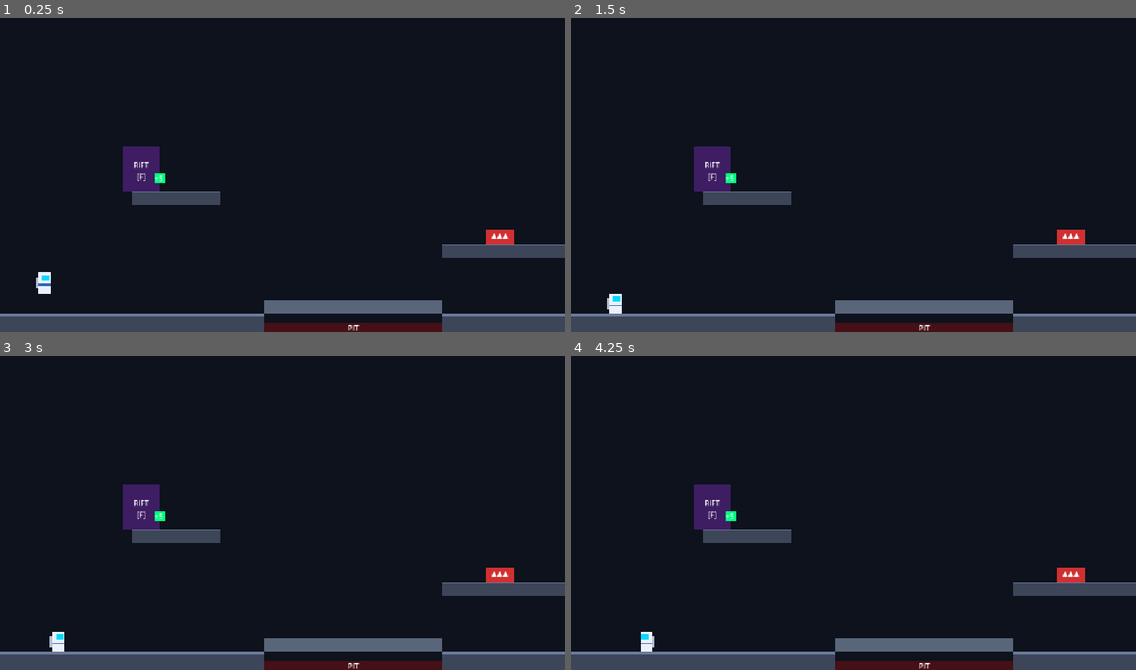
Above: before the commit, frames 1-4 (two rows, left to right).
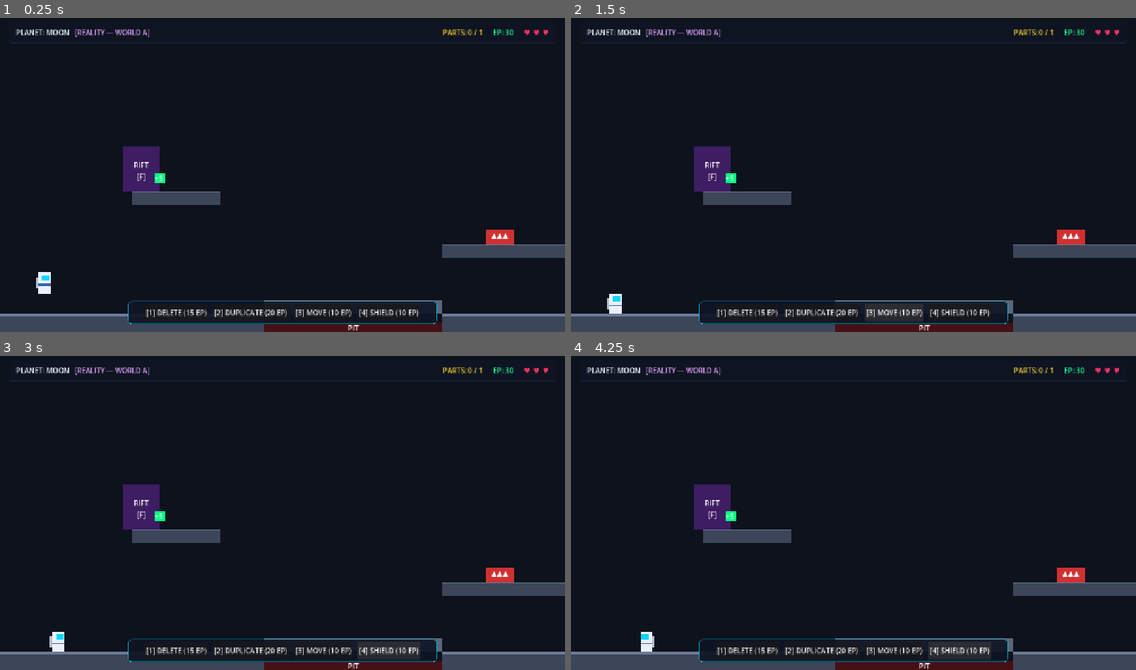
Above: after the commit, the same moments.

Repository: Pratik-sanap/Glitchverse
Game: Godot game, scene res://src/scenes/main.tscn
The game is run twice, just before and just after one commit, with the same random seed, the same clock (stepped at 60 frames per second) and the same inputs.
Inputs (mouse positions are in pixels of both pictures, inside the frame that each line leads up to):
- Up to frame 1 (0.25 s): no input
- Up to frame 2 (1.5 s): click (819, 313) at 0.5 s, where only the run after the commit has a clickable "[2] DUPLICATE (20 EP)"; click (893, 313) at 1.25 s, where only the run after the commit has a clickable "[3] MOVE (10 EP)"
- Up to frame 3 (3 s): click (389, 651) at 2 s, where only the run after the commit has a clickable "[4] SHIELD (10 EP)"; tap Enter at 2.75 s; hold D (move_right) from 2.78 s (still down); tap F (switch_world) at 2.85 s
- Up to frame 4 (4.25 s): tap Space (jump) at 3.02, 3.77 s; release D (move_right) at 3.53 s; hold A (move_left) from 3.53 s (still down); tap F (switch_world) at 3.6 s

The runs differ from the first frame. In frame 1, 3.4% of the frame differs, in the area x 1-99%, y 3-98%; in frame 2, 3.5%; in frame 3, 3.6%; in frame 4, 3.6%.

Commit message:
skill remaining , life done

Diff:
--- a/src/scenes/gameplay.gd
+++ b/src/scenes/gameplay.gd
@@ -30,6 +30,11 @@
 	_load_level_file(_level_id)
 	_build_scene_hierarchy()
 	_populate_level_geometry()
+
+	# Attach HUD overlay
+	var hud_scene: PackedScene = load("res://src/ui/hud.tscn")
+	if hud_scene:
+		add_child(hud_scene.instantiate())
 
 	# Connect to logic signals
 	if not Game.state_changed.is_connected(_on_state_changed):
--- /dev/null
+++ b/src/ui/hud.gd
@@ -0,0 +1,298 @@
+## hud.gd — Heads-Up Display for Rift Runner.
+## Role C owns this file. No game rules logic here.
+## Displays points, lives, ship parts, planet name, skill bar and floating score changes.
+extends CanvasLayer
+
+# ── Tunable Colors & Styling ────────────────────────────────
+const COLOR_EP_GAIN: Color = Color(0.1, 1.0, 0.45, 1.0) # Bright neon green
+const COLOR_EP_LOSS: Color = Color(1.0, 0.25, 0.35, 1.0) # Danger neon red
+const COLOR_HEART_ACTIVE: Color = Color(1.0, 0.2, 0.4, 1.0)
+const COLOR_HEART_EMPTY: Color = Color(0.35, 0.38, 0.45, 0.6)
+
+# ── Node References (Created in Code) ───────────────────────
+var _root_container: Control
+var _planet_label: Label
+var _dimension_label: Label
+var _parts_label: Label
+var _points_label: Label
+var _lives_container: HBoxContainer
+var _life_icons: Array[Label] = []
+
+# Skill Buttons
+var _btn_delete: Button
+var _btn_duplicate: Button
+var _btn_move: Button
+var _btn_shield: Button
+
+# Floating numbers container
+var _float_container: Control
+
+# Track previous points to calculate deltas
+var _current_points: int = -9999
+
+
+func _ready() -> void:
+	layer = 10 # Render over game elements
+	_build_ui()
+
+	# Connect to logic signals
+	if not Game.state_changed.is_connected(_on_state_changed):
+		Game.state_changed.connect(_on_state_changed)
+	if not Game.points_changed.is_connected(_on_points_changed):
+		Game.points_changed.connect(_on_points_changed)
+	if not Game.player_died.is_connected(_on_player_died):
+		Game.player_died.connect(_on_player_died)
+
+	_update_ui()
+
+
+# ── UI CONSTRUCTION (Code-Driven) ───────────────────────────
+func _build_ui() -> void:
+	_root_container = Control.new()
+	_root_container.name = "HUDControl"
+	_root_container.set_anchors_preset(Control.PRESET_FULL_RECT)
+	_root_container.mouse_filter = Control.MOUSE_FILTER_IGNORE
+	add_child(_root_container)
+
+	# ── Top Bar Container ───────────────────────────────────
+	var top_bar: PanelContainer = PanelContainer.new()
+	top_bar.name = "TopBar"
+	top_bar.set_anchors_preset(Control.PRESET_TOP_WIDE)
+	top_bar.offset_left = 20
+	top_bar.offset_top = 16
+	top_bar.offset_right = -20
+	top_bar.offset_bottom = 66
+
+	var top_style: StyleBoxFlat = StyleBoxFlat.new()
+	top_style.bg_color = Color(0.06, 0.08, 0.14, 0.85)
+	top_style.border_width_bottom = 1
+	top_style.border_color = Color(0.2, 0.35, 0.5, 0.5)
+	top_style.corner_radius_bottom_left = 6
+	top_style.corner_radius_bottom_right = 6
+	top_style.content_margin_left = 16
+	top_style.content_margin_right = 16
+	top_style.content_margin_top = 8
+	top_style.content_margin_bottom = 8
+	top_bar.add_theme_stylebox_override("panel", top_style)
+	_root_container.add_child(top_bar)
+
+	var top_box: HBoxContainer = HBoxContainer.new()
+	top_box.set_anchors_preset(Control.PRESET_FULL_RECT)
+	top_box.add_theme_constant_override("separation", 24)
+	top_bar.add_child(top_box)
+
+	# 1. Planet & Dimension Badge
+	var left_box: HBoxContainer = HBoxContainer.new()
+	left_box.size_flags_horizontal = Control.SIZE_EXPAND_FILL
+	left_box.add_theme_constant_override("separation", 12)
+	top_box.add_child(left_box)
+
+	_planet_label = Label.new()
+	_planet_label.text = "PLANET: MOON"
+	_planet_label.add_theme_color_override("font_color", Color(0.9, 0.95, 1.0))
+	left_box.add_child(_planet_label)
+
+	_dimension_label = Label.new()
+	_dimension_label.text = "[REALITY — WORLD A]"
+	_dimension_label.add_theme_color_override("font_color", Color(0.0, 0.85, 1.0))
+	left_box.add_child(_dimension_label)
+
+	# 2. Ship Parts Objective
+	_parts_label = Label.new()
+	_parts_label.text = "PARTS: 0 / 1"
+	_parts_label.add_theme_color_override("font_color", Color(1.0, 0.85, 0.2))
+	top_box.add_child(_parts_label)
+
+	# 3. Energy Points (EP)
+	_points_label = Label.new()
+	_points_label.text = "EP: 30"
+	_points_label.add_theme_color_override("font_color", Color(0.1, 1.0, 0.6))
+	top_box.add_child(_points_label)
+
+	# 4. Lives (3 Heart Icons)
+	_lives_container = HBoxContainer.new()
+	_lives_container.add_theme_constant_override("separation", 6)
+	top_box.add_child(_lives_container)
+
+	_life_icons.clear()
+	for i in range(3):
+		var heart: Label = Label.new()
+		heart.text = "♥"
+		heart.add_theme_color_override("font_color", COLOR_HEART_ACTIVE)
+		_lives_container.add_child(heart)
+		_life_icons.append(heart)
+
+	# ── Floating Numbers Container ──────────────────────────
+	_float_container = Control.new()
+	_float_container.name = "FloatingContainer"
+	_float_container.set_anchors_preset(Control.PRESET_FULL_RECT)
+	_float_container.mouse_filter = Control.MOUSE_FILTER_IGNORE
+	_root_container.add_child(_float_container)
+
+	# ── Bottom Skill Bar ────────────────────────────────────
+	var bottom_panel: PanelContainer = PanelContainer.new()
+	bottom_panel.name = "SkillBar"
+	bottom_panel.anchor_left = 0.5
+	bottom_panel.anchor_right = 0.5
+	bottom_panel.anchor_top = 1.0
+	bottom_panel.anchor_bottom = 1.0
+	bottom_panel.offset_left = -350
+	bottom_panel.offset_right = 350
+	bottom_panel.offset_top = -70
+	bottom_panel.offset_bottom = -18
+	bottom_panel.grow_horizontal = Control.GROW_DIRECTION_BOTH
+	bottom_panel.grow_vertical = Control.GROW_DIRECTION_BEGIN
+
+	var panel_style: StyleBoxFlat = StyleBoxFlat.new()
+	panel_style.bg_color = Color(0.06, 0.08, 0.14, 0.92)
+	panel_style.border_width_left = 1
+	panel_style.border_width_right = 1
+	panel_style.border_width_top = 1
+	panel_style.border_width_bottom = 1
+	panel_style.border_color = Color(0.0, 0.85, 1.0, 0.5)
+	panel_style.corner_radius_top_left = 8
+	panel_style.corner_radius_top_right = 8
+	panel_style.corner_radius_bottom_left = 8
+	panel_style.corner_radius_bottom_right = 8
+	panel_style.content_margin_left = 12
+	panel_style.content_margin_right = 12
+	panel_style.content_margin_top = 6
+	panel_style.content_margin_bottom = 6
+	bottom_panel.add_theme_stylebox_override("panel", panel_style)
+	_root_container.add_child(bottom_panel)
+
+	var skill_box: HBoxContainer = HBoxContainer.new()
+	skill_box.add_theme_constant_override("separation", 10)
+	skill_box.alignment = BoxContainer.ALIGNMENT_CENTER
+	bottom_panel.add_child(skill_box)
+
+	# Skill 1: Delete
+	_btn_delete = Button.new()
+	_btn_delete.text = "[1] DELETE (%d EP)" % Config.COST_DELETE
+	_btn_delete.focus_mode = Control.FOCUS_NONE
+	_btn_delete.pressed.connect(func(): Game.use_skill("delete", ""))
+	skill_box.add_child(_btn_delete)
+
+	# Skill 2: Duplicate
+	_btn_duplicate = Button.new()
+	_btn_duplicate.text = "[2] DUPLICATE (%d EP)" % Config.COST_DUPLICATE
+	_btn_duplicate.focus_mode = Control.FOCUS_NONE
+	_btn_duplicate.pressed.connect(func(): Game.use_skill("duplicate", ""))
+	skill_box.add_child(_btn_duplicate)
+
+	# Skill 3: Move
+	_btn_move = Button.new()
+	_btn_move.text = "[3] MOVE (%d EP)" % Config.COST_MOVE
+	_btn_move.focus_mode = Control.FOCUS_NONE
+	_btn_move.pressed.connect(func(): Game.use_skill("move", ""))
+	skill_box.add_child(_btn_move)
+
+	# Skill 4: Shield
+	_btn_shield = Button.new()
+	_btn_shield.text = "[4] SHIELD (%d EP)" % Config.COST_SHIELD
+	_btn_shield.focus_mode = Control.FOCUS_NONE
+	_btn_shield.pressed.connect(func(): Game.use_skill("shield", ""))
+	skill_box.add_child(_btn_shield)
+
+
+# ── STATE & SIGNAL HANDLERS ─────────────────────────────────
+func _on_state_changed() -> void:
+	_update_ui()
+
+
+func _on_points_changed(new_points: int) -> void:
+	if _current_points != -9999 and new_points != _current_points:
+		var delta: int = new_points - _current_points
+		_spawn_floating_number(delta)
+	_current_points = new_points
+	_points_label.text = "EP: %d" % new_points
+	_update_skill_buttons(new_points)
+
+
+func _on_player_died(lives_left: int) -> void:
+	_update_lives(lives_left)
+
+
+func _update_ui() -> void:
+	var state: Dictionary = Game.get_state()
+	if state.is_empty():
+		return
+
+	# 1. Update Points
+	var pts: int = state.get("points", Config.POINTS_START)
+	if _current_points == -9999:
+		_current_points = pts
+	elif pts != _current_points:
+		var delta: int = pts - _current_points
+		_spawn_floating_number(delta)
+		_current_points = pts
+
+	_points_label.text = "EP: %d" % pts
+	_update_skill_buttons(pts)
+
+	# 2. Update Lives
+	var lives: int = state.get("lives", 3)
+	_update_lives(lives)
+
+	# 3. Update Ship Parts
+	var parts: Dictionary = state.get("parts", {"collected": 0, "total": 1})
+	var collected: int = parts.get("collected", 0)
+	var total: int = parts.get("total", 1)
+	_parts_label.text = "PARTS: %d / %d" % [collected, total]
+
+	# 4. Update Planet Name & Dimension
+	var planet: String = state.get("planet", "Moon")
+	_planet_label.text = "PLANET: %s" % planet.to_upper()
+
+	var world: String = state.get("world", "A")
+	if world == "B":
+		_dimension_label.text = "[SOURCE LAYER — WORLD B]"
+		_dimension_label.add_theme_color_override("font_color", Color(0.0, 0.95, 1.0))
+	else:
+		_dimension_label.text = "[REALITY — WORLD A]"
+		_dimension_label.add_theme_color_override("font_color", Color(0.9, 0.65, 1.0))
+
+
+func _update_lives(lives_count: int) -> void:
+	for i in range(_life_icons.size()):
+		if i < lives_count:
+			_life_icons[i].text = "♥"
+			_life_icons[i].add_theme_color_override("font_color", COLOR_HEART_ACTIVE)
+		else:
+			_life_icons[i].text = "♡"
+			_life_icons[i].add_theme_color_override("font_color", COLOR_HEART_EMPTY)
+
+
+func _update_skill_buttons(points: int) -> void:
+	_btn_delete.disabled = (points < Config.COST_DELETE)
+	_btn_duplicate.disabled = (points < Config.COST_DUPLICATE)
+	_btn_move.disabled = (points < Config.COST_MOVE)
+	_btn_shield.disabled = (points < Config.COST_SHIELD)
+
+
+# ── FLOATING NUMBER ANIMATION ───────────────────────────────
+func _spawn_floating_number(delta: int) -> void:
+	if delta == 0:
+		return
+
+	var label: Label = Label.new()
+	var text_sign: String = "+" if delta > 0 else ""
+	label.text = "%s%d EP" % [text_sign, delta]
+
+	var color: Color = COLOR_EP_GAIN if delta > 0 else COLOR_EP_LOSS
+	label.add_theme_color_override("font_color", color)
+	label.add_theme_constant_override("outline_size", 4)
+	label.add_theme_color_override("font_outline_color", Color(0, 0, 0, 0.9))
+
+	# Position near the points counter (top right area)
+	var spawn_x: float = _points_label.global_position.x + randf_range(-15.0, 15.0)
+	var spawn_y: float = _points_label.global_position.y + 30.0
+	label.position = Vector2(spawn_x, spawn_y)
+	_float_container.add_child(label)
+
+	# Animate: float upward and fade out
+	var tween: Tween = create_tween()
+	tween.set_parallel(true)
+	tween.tween_property(label, "position:y", spawn_y - 45.0, 1.0).set_trans(Tween.TRANS_QUAD).set_ease(Tween.EASE_OUT)
+	tween.tween_property(label, "modulate:a", 0.0, 1.0).set_delay(0.2)
+	tween.chain().tween_callback(label.queue_free)
--- /dev/null
+++ b/src/ui/hud.tscn
@@ -0,0 +1,6 @@
+[gd_scene load_steps=2 format=3 uid="uid://hud_scene"]
+
+[ext_resource type="Script" path="res://src/ui/hud.gd" id="1_hud"]
+
+[node name="HUD" type="CanvasLayer"]
+script = ExtResource("1_hud")
Not shown, added: src/ui/hud.gd.uid
